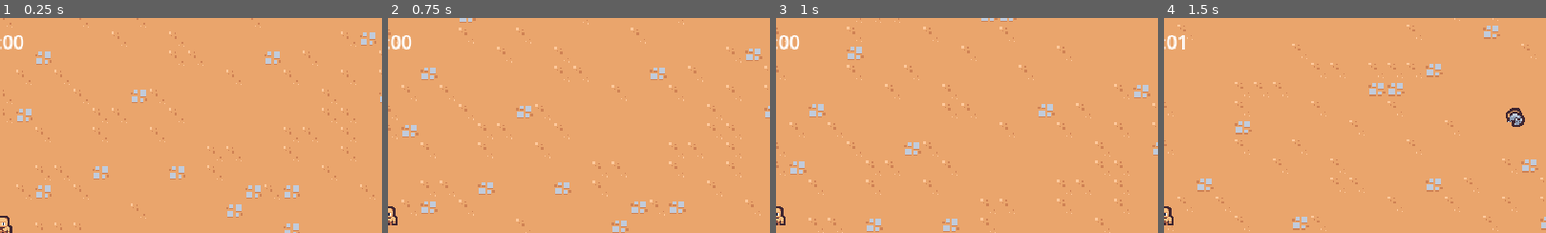
Above: before the commit, frames 1-4 (left to right).
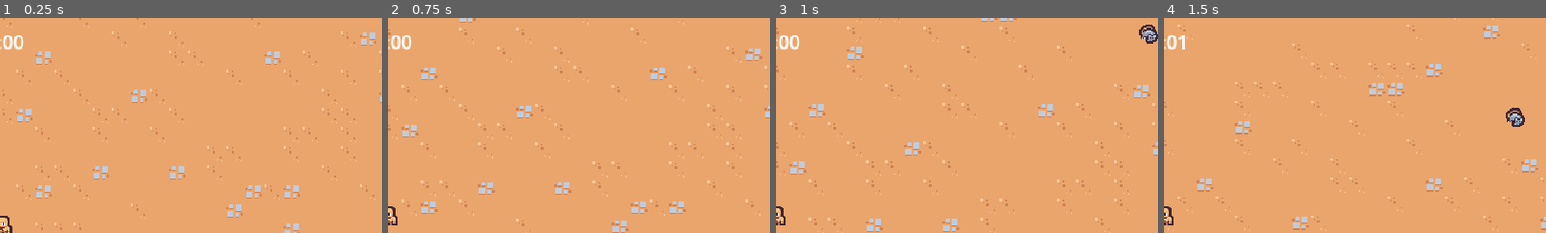
Above: after the commit, the same moments.

Repository: CullsGit/2dsurvivor
Game: Godot game, scene res://scenes/main/main.tscn
The game is run twice, just before and just after one commit, with the same random seed, the same clock (stepped at 60 frames per second) and the same inputs.
Inputs (mouse positions are % of the whole screen's width and height, from its top left):
- Up to frame 1 (0.25 s): no input
- Up to frame 2 (0.75 s): move the mouse to (45, 70) at 0.52 s; press the mouse at (45, 70) at 0.53 s; hold W (move_up) from 0.53 s (still down)
- Up to frame 3 (1 s): keep holding W (move_up)
- Up to frame 4 (1.5 s): keep holding W (move_up); move the mouse to (80, 65) at 1.27 s; release the mouse at (80, 65) at 1.28 s; click (80, 65) at 1.35 s
The pictures show only the part of the screen within x 50-100%, y 0-50%; the shares and areas given below are measured in that part.

Frames 1-2 are identical in both runs. In frame 3, 0.3% of the frame differs, in the area x 95-100%, y 3-12%; in frame 4, nothing differs.

Commit message:
clean up scene tree

Diff:
--- a/scenes/ability/sword_ability_controller/sword_ability_controller.gd
+++ b/scenes/ability/sword_ability_controller/sword_ability_controller.gd
@@ -34,7 +34,8 @@
 	)
 
 	var sword_instance = sword_ability.instantiate() as SwordAbility
-	player.get_parent().add_child(sword_instance)
+	var foreground_layer = get_tree().get_first_node_in_group('foreground_layer')
+	foreground_layer.add_child(sword_instance)
 	sword_instance.hitbox_component.damage = damage
 	sword_instance.global_position = enemies[0].global_position
 	sword_instance.global_position += Vector2.RIGHT.rotated(randf_range(0, TAU)) * 4
--- a/scenes/component/vial_drop_component.gd
+++ b/scenes/component/vial_drop_component.gd
@@ -20,5 +20,6 @@
 
 	var spawn_position = (owner as Node2D).global_position
 	var vial_instance = vial_scene.instantiate() as Node2D
-	owner.get_parent().add_child(vial_instance)
+	var entities_layer = get_tree().get_first_node_in_group('entities_layer')
+	entities_layer.add_child(vial_instance)
 	vial_instance.global_position = spawn_position
--- a/scenes/main/main.tscn
+++ b/scenes/main/main.tscn
@@ -33,5 +33,10 @@
 tile_map_data = PackedByteArray("AABHADEAAAABAAQAAABHADAAAAAAAAQAAABHAC8AAAAAAAQAAABHAC4AAAAAAAQAAABHAC0AAAAAAAQAAABHAC …(97680 unchanged characters)…
 tile_set = ExtResource("1_iuonh")
 
-[node name="Player" parent="." instance=ExtResource("1_hyk8p")]
+[node name="Entities" type="Node2D" parent="." groups=["entities_layer"]]
+y_sort_enabled = true
+
+[node name="Player" parent="Entities" instance=ExtResource("1_hyk8p")]
 position = Vector2(310, 188)
+
+[node name="Foreground" type="Node2D" parent="." groups=["foreground_layer"]]
--- a/scenes/manager/enemy_manager.gd
+++ b/scenes/manager/enemy_manager.gd
@@ -17,5 +17,6 @@
 	var spawn_position = player.global_position + (random_direction * SPAWN_RADIUS)
 
 	var enemy = basic_enemy_scene.instantiate() as Node2D
-	get_parent().add_child(enemy)
+	var entities_layer = get_tree().get_first_node_in_group('entities_layer')
+	entities_layer.add_child(enemy)
 	enemy.global_position = spawn_position
